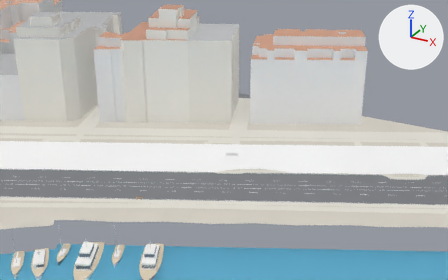
The glTF model public/world/tiles/-1_0.glb as it was, and as the next commit left it.
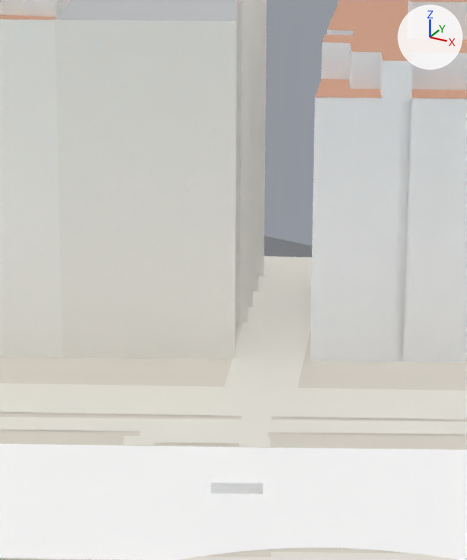
There are two pictures of each version: one from a 50 mm lens placed at (-122.8, -205.0, 87.7), pointed at (-208.2, -49.7, 10.0), one close up on the part from 39% to 64% of the width and 13% to 61% of the height. The axes (+X, +Y, +Z) are drawn at upper right. The lights are the same throughout. The older version's two pictures come first. Where no turn or scale is listed for an object, it has been applied to the vertices.

In view in the first close-up: 'Ground', 'Mosaic', 'Road', 'Roofs', 'Sidewalk', 'Signs', 'Walls' and 1 more.
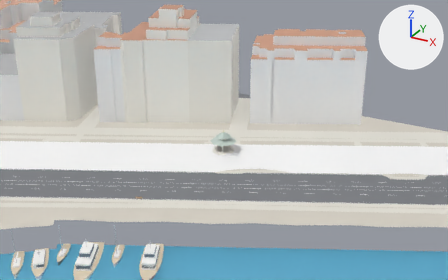
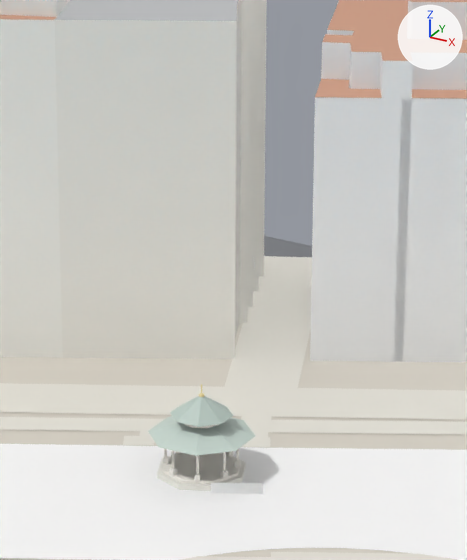
Boxes [x1, y1, x2, y2] around the edits, measured in the close-ups (467 x 560 px):
'Landmark', added: after [148, 384, 255, 491]

The change, as a list of edits to the scene's bpy script:
```text
Add mat_defaultmaterial_013:
    mat_defaultmaterial_013 = bpy.data.materials.new('DefaultMaterial.013')
    mat_defaultmaterial_013.use_nodes = True; mat_defaultmaterial_013.node_tree.nodes.clear()
    _N = mat_defaultmaterial_013.node_tree.nodes; _L = mat_defaultmaterial_013.node_tree.links
    n0 = _N.new('ShaderNodeOutputMaterial'); n0.name = 'Material Output'
    n1 = _N.new('ShaderNodeBsdfPrincipled'); n1.name = 'Principled BSDF'
    n2 = _N.new('ShaderNodeVertexColor'); n2.name = 'Color Attribute'
    _L.new(n1.outputs[0], n0.inputs[0])  # 'BSDF' to 'Surface'
    _L.new(n2.outputs[0], n1.inputs[0])  # 'Color' to 'Base Color'
Add me_landmark:
    me_landmark.from_pydata(...)  # 679 vertices, 1208 faces; spans x -3.79..3.79, y -3.79..3.79, z -3.8..3.8
    me_landmark.materials.append(mat_defaultmaterial_013)
Add ob_landmark:
    ob_landmark = bpy.data.objects.new('Landmark', me_landmark)
    ob_landmark.location = (-208.38, -49.82, 9.87)
```
